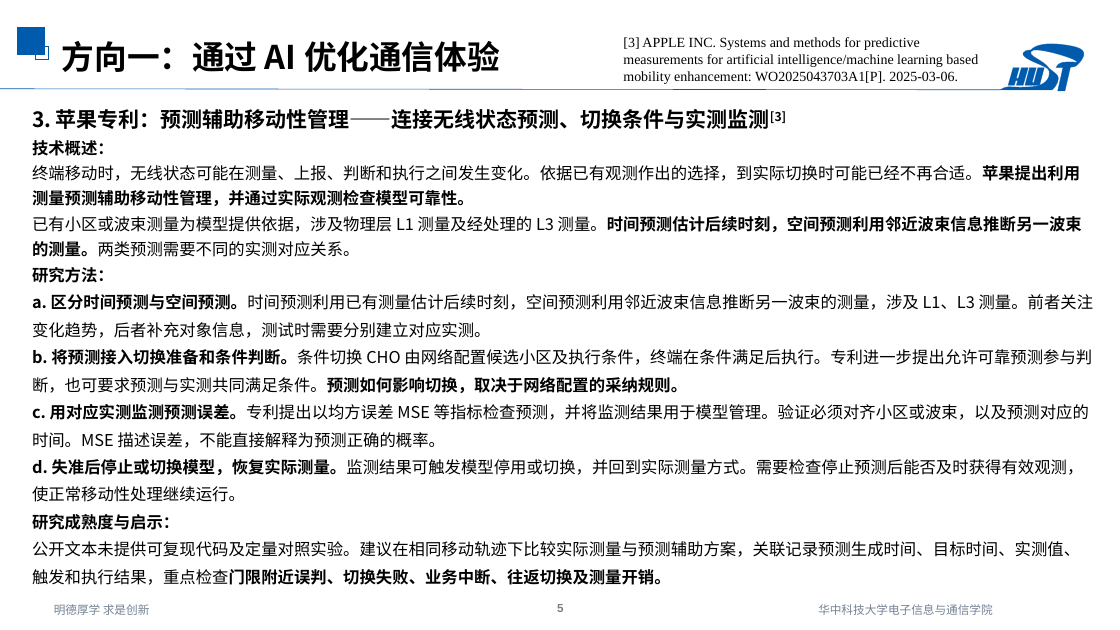
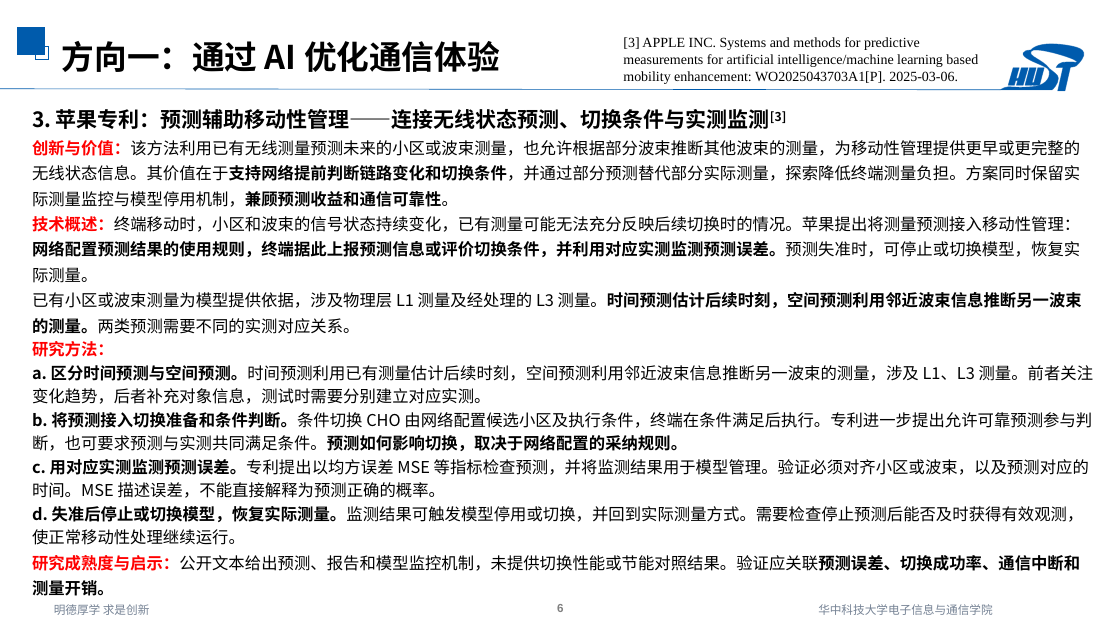
Before and after one commit to strings-pixel/self, a slide deck: slide 6 of 2026.10.10AI与通信融合研究进展调研三.pptx (slide 5 before the commit). Drawn at 1120x630 pixels with LibreOffice and Linux fonts; fonts in the diff are those of the drawing. Boxes give left, top, right and bottom in pixels: in the first picture for what was removed or moved away, otherwise in the second. Text is boxed around its words. In the diff, an @@ line names an element or a change of style, - is before the commit and + after.

```diff
--- a/2026.10.10AI与通信融合研究进展调研三.pptx
+++ b/2026.10.10AI与通信融合研究进展调研三.pptx
@@ text at <box>32,140,1080,283</box>: text changed @@
-技术概述：
-终端移动时，无线状态可能在测量、上报、判断和执行之间发生变化。依据已有观测作出的选择，到实际切换时可能已经不再合适。苹果提出利用测量预测辅助移动性管理，并通过实际观测检查模型可靠性。
+创新与价值：该方法利用已有无线测量预测未来的小区或波束测量，也允许根据部分波束推断其他波束的测量，为移动性管理提供更早或更完整的无线状态信息。其价值在于支持网络提前判断链路变化和切换条件，并通过部分预测替代部分实际测量，探索降低终端测量负担。方案同时保留实际测量监控与模型停用机制，兼顾预测收益和通信可靠性。
+技术概述：终端移动时，小区和波束的信号状态持续变化，已有测量可能无法充分反映后续切换时的情况。苹果提出将测量预测接入移动性管理：网络配置预测结果的使用规则，终端据此上报预测信息或评价切换条件，并利用对应实测监测预测误差。预测失准时，可停止或切换模型，恢复实际测量。
@@ text at <box>32,341,1094,545</box>: text colour #000000 to #FF0000 in "研究方法："; line spacing 1.3 to 1.2; line spacing 1.4 to 1.2 @@
@@ text at <box>32,555,1080,596</box>: text changed @@
-研究成熟度与启示：
-公开文本未提供可复现代码及定量对照实验。建议在相同移动轨迹下比较实际测量与预测辅助方案，关联记录预测生成时间、目标时间、实测值、触发和执行结果，重点检查门限附近误判、切换失败、业务中断、往返切换及测量开销。
+研究成熟度与启示：公开文本给出预测、报告和模型监控机制，未提供切换性能或节能对照结果。验证应关联预测误差、切换成功率、通信中断和测量开销。
```
Also in this commit, not shown: 5 other slides changed, 2 slides added.
